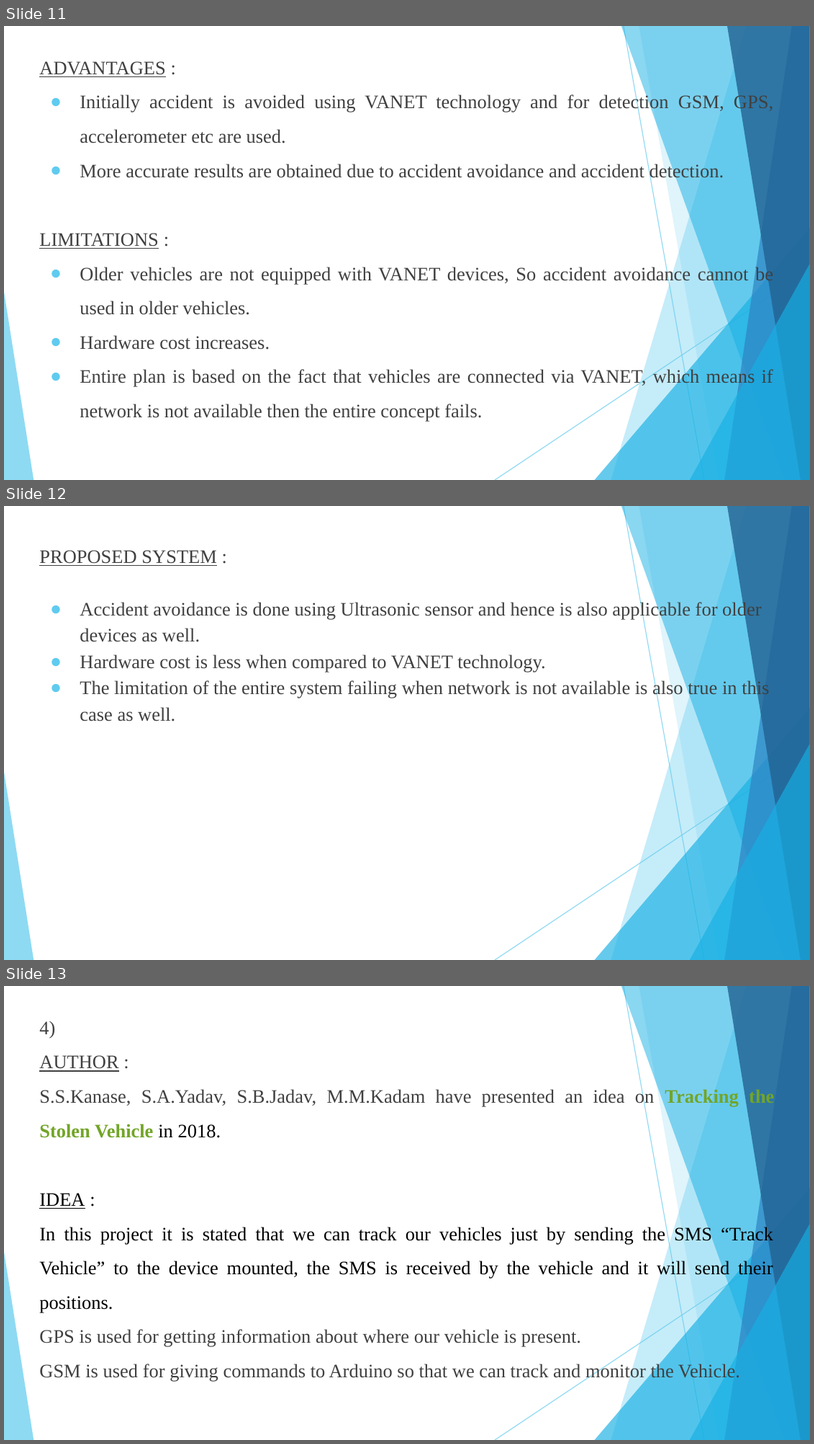
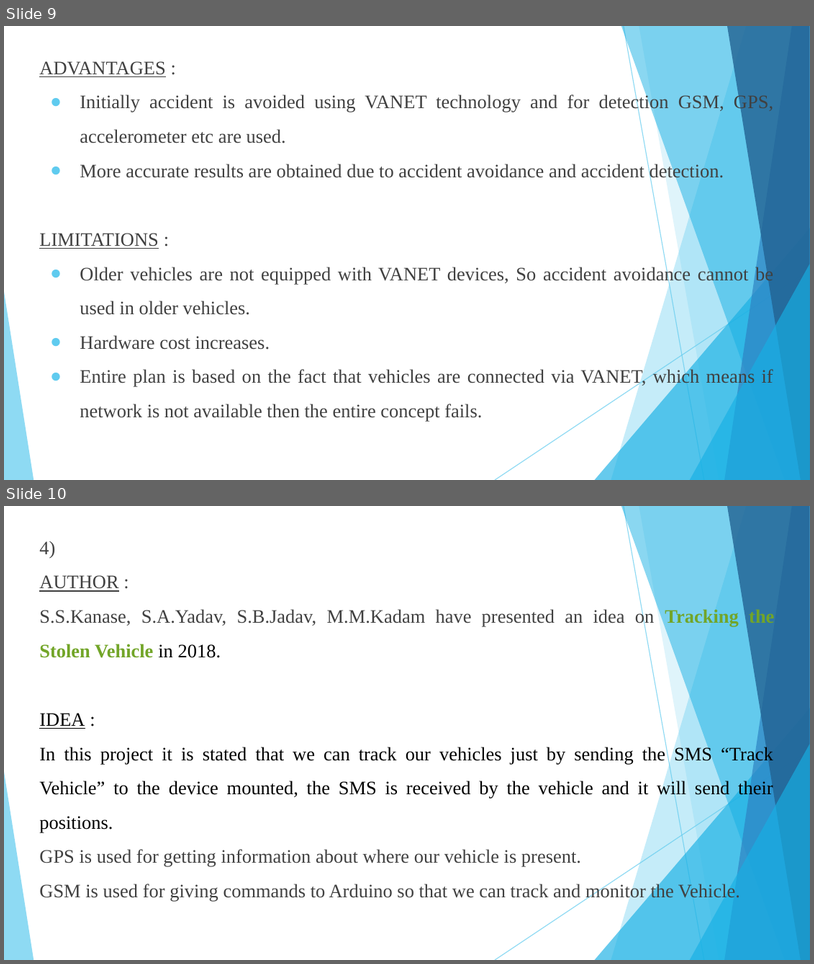
Before and after one commit to Sampanna-T/Major_Project, a slide deck: Doc/Major_Project.pptx. Shown one above the other, each under a label of ours: slides 11, 12 and 13 before the commit, slides 9 and 10 after it. The pictures are 814x1444 and 814x964 pixels, drawn with LibreOffice and Linux fonts; fonts in the diff are those of the drawing. Boxes give left, top, right and bottom in pixels: in the first picture for what was removed or moved away, otherwise in the second. Text is boxed around its words. In the diff, an @@ line names an element or a change of style, - is before the commit and + after.

```diff
--- a/Doc/Major_Project.pptx
+++ b/Doc/Major_Project.pptx
@@ slide 12 removed at (4, 506, 810, 960), background #FFFFFF; not listed: 10 template elements that a slide beside it also shows @@
@@ text removed at (39, 550, 769, 721) @@
-PROPOSED SYSTEM :
-● Accident avoidance is done using Ultrasonic sensor and hence is also applicable for older devices as well.
-● Hardware cost is less when compared to VANET technology.
-● The limitation of the entire system failing when network is not available is also true in this case as well.
@@ what was slide 11 is now slide 9 @@
@@ what was slide 13 is now slide 10 @@
```
Also in this commit, not shown: 15 slides changed, 4 other slides removed, 1 other file.
